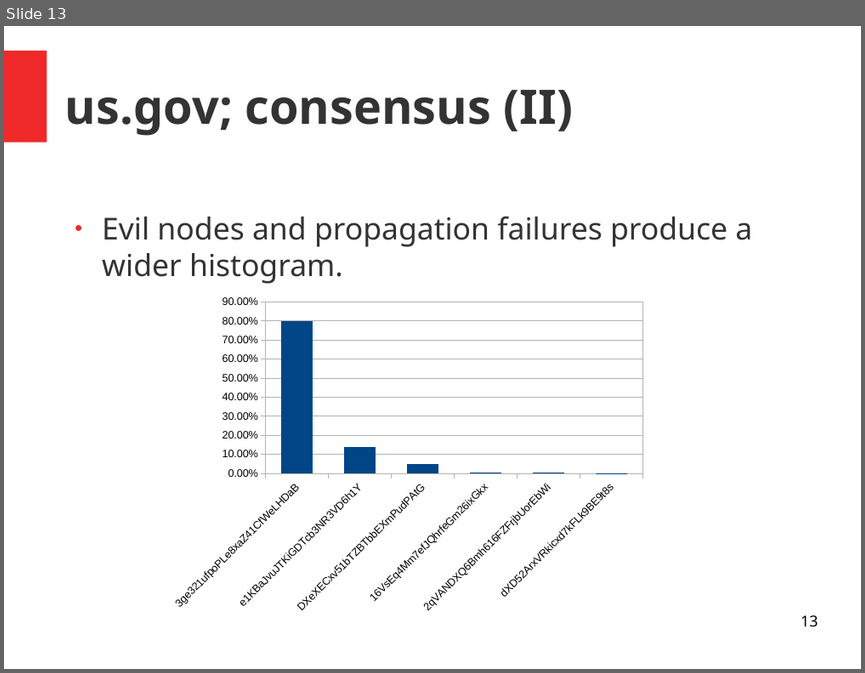
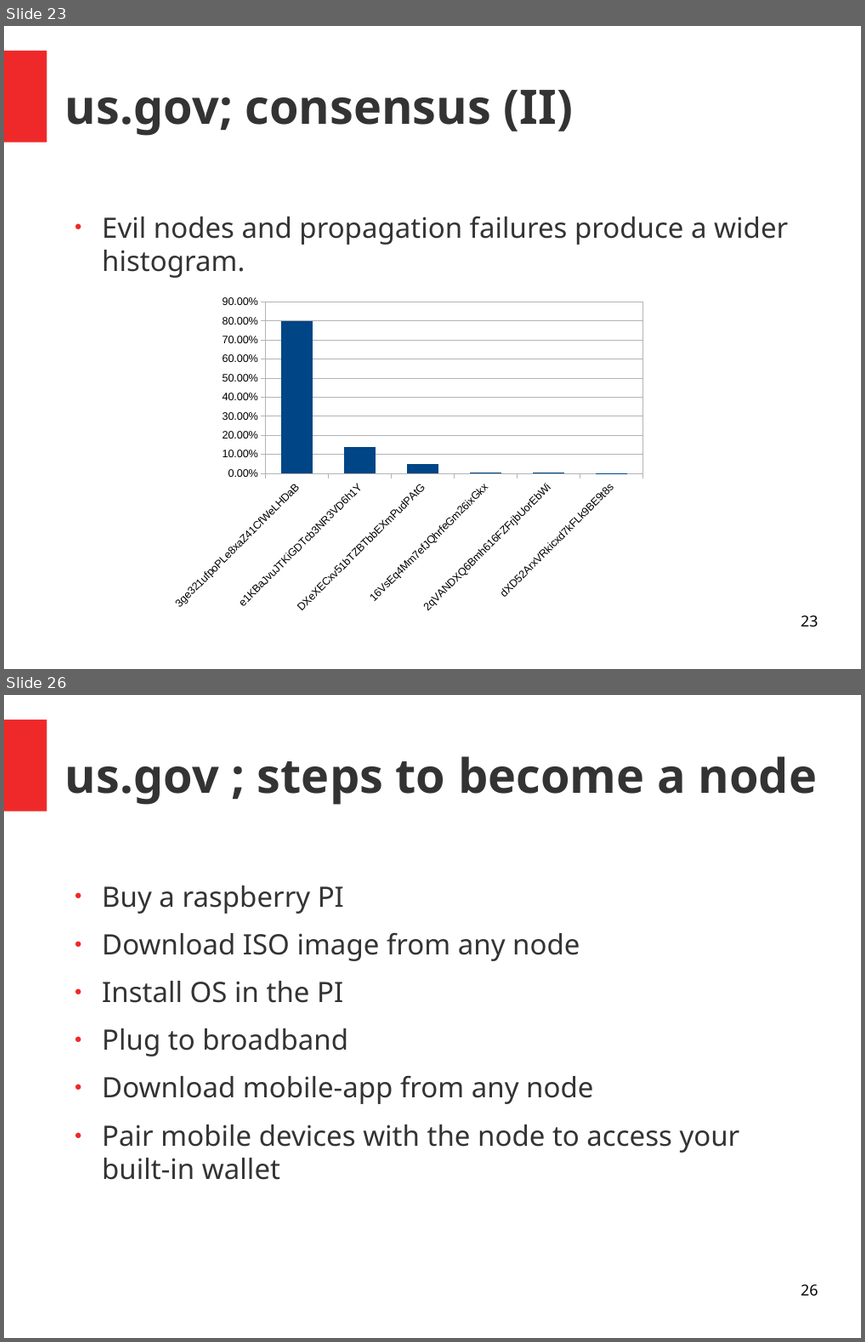
Before and after one commit to RedSkiesIO/ac-core-doc, a slide deck: us.gov.odp. Shown one above the other, each under a label of ours: slide 13 before the commit, slides 23 and 26 after it; the slides between them are not shown. The pictures are 865x673 and 865x1342 pixels, drawn with LibreOffice and Linux fonts; fonts in the diff are those of the drawing. Boxes give left, top, right and bottom in pixels: in the first picture for what was removed or moved away, otherwise in the second. Text is boxed around its words. In the diff, an @@ line names an element or a change of style, - is before the commit and + after.

```diff
--- a/us.gov.odp
+++ b/us.gov.odp
@@ slide 26 added at [4, 695, 861, 1338], background #FFFFFF; not listed: 1 template element that a slide beside it also shows @@
@@ title added at [65, 756, 817, 805], 44 pt, text #333333, bold @@
+us.gov ; steps to become a node
@@ text added at [102, 885, 740, 1179], 26 pt, text #333333 @@
+● Buy a raspberry PI
+● Download ISO image from any node
+● Install OS in the PI
+● Plug to broadband
+● Download mobile-app from any node
+● Pair mobile devices with the node to access your built-in wallet
@@ page number added at [800, 1284, 817, 1296], 14 pt, text #000000 @@
+26
@@ what was slide 13 is now slide 23 @@
@@ slide 23 changed as well @@
@@ text "Evil nodes and propagation failures ..." at [102, 216, 788, 278]: size 28 to 26 pt; less space between paragraphs @@
@@ page number at [800, 615, 817, 627]: text changed @@
-13
+23
```
Also in this commit, not shown: 11 other slides changed, 16 other slides added.
